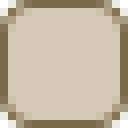
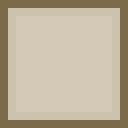
Comparing the layer stacks of the two (128, 128) images. Changes:
painted on "Rounded Rectangle 1" over [0, 0, 128, 128]
